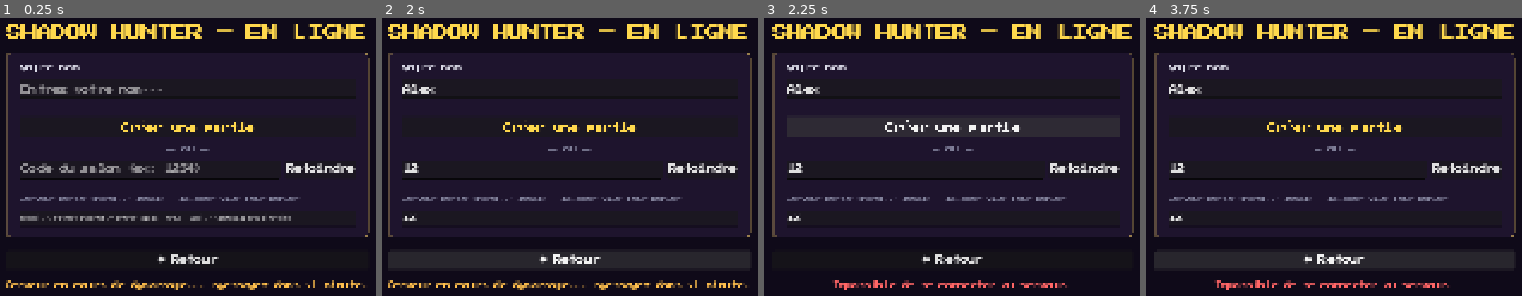
Above: before the commit, frames 1-4 (left to right).
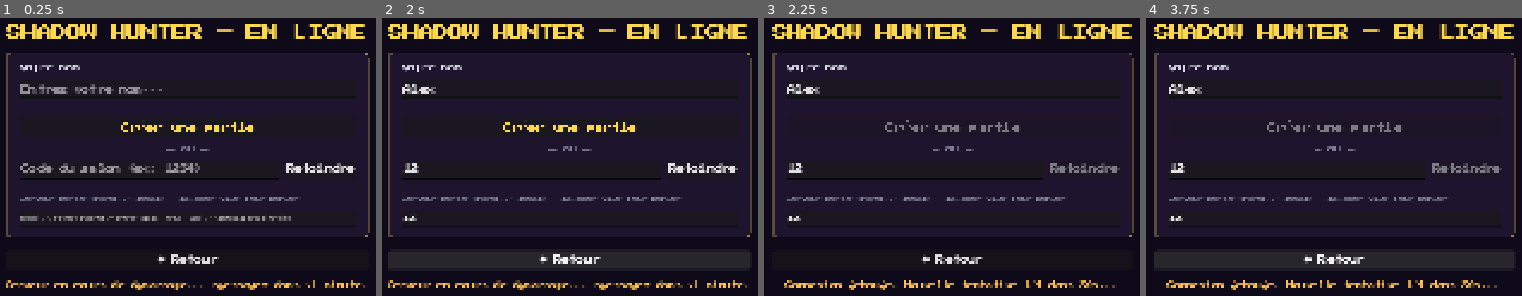
Above: after the commit, the same moments.

Repository: The-Cyril5555/shadow_hunter_app
Game: Godot game, scene res://scenes/ui/screens/online_lobby.tscn
Two runs of this game, one before a commit and one after it. Both use one fixed random seed, a clock stepped at 60 frames per second and the inputs below. This scene is started directly instead of the project's main scene.
Inputs (mouse positions are in pixels of both pictures, inside the frame that each line leads up to):
- Up to frame 1 (0.25 s): no input
- Up to frame 2 (2 s): click (570, 87) at 0.52 s; type "Alex" at 0.6 s; click (532, 168) at 0.75 s; type "12" at 0.83 s; click (570, 218) at 0.98 s; type "12" at 1.07 s; click "← Retour" at 1.25 s
- Up to frame 3 (2.25 s): click "Créer une partie" at 2 s
- Up to frame 4 (3.75 s): click (1334, 126) at 2.75 s, where only the run before the commit has a clickable "Créer une partie"; click "← Retour" at 3.5 s

Frames 1-2 are identical in both runs. In frame 3, 2.4% of the frame differs, in the area x 5-95%, y 36-98%; in frame 4, 2.2%.

Commit message:
fix: prevent server crash and add connection retry for Render cold start
- Guard AudioManager and PolishConfig _ready() in headless mode to avoid
  AudioServer and rendering errors that could prevent Godot from binding
  the WebSocket port on the dedicated server
- Add auto-retry logic in OnlineLobby: on connection failure, retry up to
  4 times with 30s delay to handle nginx/Godot startup race condition

Diff:
--- a/scripts/autoloads/audio_manager.gd
+++ b/scripts/autoloads/audio_manager.gd
@@ -55,6 +55,9 @@
 # =============================================================================
 
 func _ready() -> void:
+	if DisplayServer.get_name() == "headless":
+		print("[AudioManager] Headless mode — skipping audio initialization")
+		return
 	# Cache audio bus indices
 	_bus_sfx_index = AudioServer.get_bus_index(BUS_SFX)
 	_bus_music_index = AudioServer.get_bus_index(BUS_MUSIC)
--- a/scripts/autoloads/polish_config.gd
+++ b/scripts/autoloads/polish_config.gd
@@ -33,6 +33,9 @@
 # -----------------------------------------------------------------------------
 
 func _ready() -> void:
+	if DisplayServer.get_name() == "headless":
+		load_config()  # load JSON config, skip rendering calls
+		return
 	_apply_font_theme()
 	load_config()
 	print("[PolishConfig] Loaded %d configuration values" % config_data.size())
--- a/scripts/ui/online_lobby.gd
+++ b/scripts/ui/online_lobby.gd
@@ -11,6 +11,8 @@
 const SERVER_URL_DEV: String = "ws://localhost:9080"
 const HEALTH_URL: String = "https://shadow-hunter-app.onrender.com/health"
 const KEEPALIVE_INTERVAL: float = 600.0  # 10 minutes — prevent Render free-tier spin-down
+const RETRY_DELAY: float = 30.0
+const MAX_RETRIES: int = 4
 
 
 # -----------------------------------------------------------------------------
@@ -37,6 +39,8 @@
 var _connected: bool = false
 var _ping_http: HTTPRequest
 var _ping_timer: Timer
+var _retry_timer: Timer
+var _retry_count: int = 0
 
 
 # -----------------------------------------------------------------------------
@@ -335,6 +339,9 @@
 
 
 func _on_back_pressed() -> void:
+	_retry_count = 0
+	if is_instance_valid(_retry_timer):
+		_retry_timer.stop()
 	AudioManager.play_sfx("button_click")
 	NetworkManager.disconnect_from_server()
 	GameModeStateMachine.transition_to(GameModeStateMachine.GameMode.MAIN_MENU)
@@ -344,6 +351,7 @@
 # Signal Handlers — Network
 # -----------------------------------------------------------------------------
 func _on_connected_to_server() -> void:
+	_retry_count = 0
 	_connected = true
 	var player_name = _name_input.text.strip_edges()
 	if _is_host:
@@ -357,8 +365,14 @@
 
 func _on_connection_failed() -> void:
 	_connected = false
-	_set_buttons_disabled(false)
-	_set_status("Impossible de se connecter au serveur.", Color(1.0, 0.4, 0.4))
+	if _retry_count < MAX_RETRIES:
+		_retry_count += 1
+		_set_status("Connexion échouée. Nouvelle tentative %d/%d dans 30s..." % [_retry_count, MAX_RETRIES], Color(1.0, 0.75, 0.3))
+		_start_retry_timer()
+	else:
+		_retry_count = 0
+		_set_buttons_disabled(false)
+		_set_status("Impossible de se connecter. Vérifiez votre connexion.", Color(1.0, 0.4, 0.4))
 
 
 func _on_server_disconnected() -> void:
@@ -484,6 +498,25 @@
 
 
 # -----------------------------------------------------------------------------
+# Connection Retry — handles Render cold-start race condition
+# -----------------------------------------------------------------------------
+func _start_retry_timer() -> void:
+	if not is_instance_valid(_retry_timer):
+		_retry_timer = Timer.new()
+		_retry_timer.one_shot = true
+		_retry_timer.timeout.connect(_do_retry)
+		add_child(_retry_timer)
+	_retry_timer.start(RETRY_DELAY)
+
+
+func _do_retry() -> void:
+	if not is_visible_in_tree():
+		return
+	_set_status("Reconnexion en cours...", Color(0.7, 0.8, 1.0))
+	NetworkManager.connect_to_server(_get_server_url())
+
+
+# -----------------------------------------------------------------------------
 # Server Keepalive — prevents Render free-tier from spinning down
 # -----------------------------------------------------------------------------
 func _setup_keepalive() -> void:
